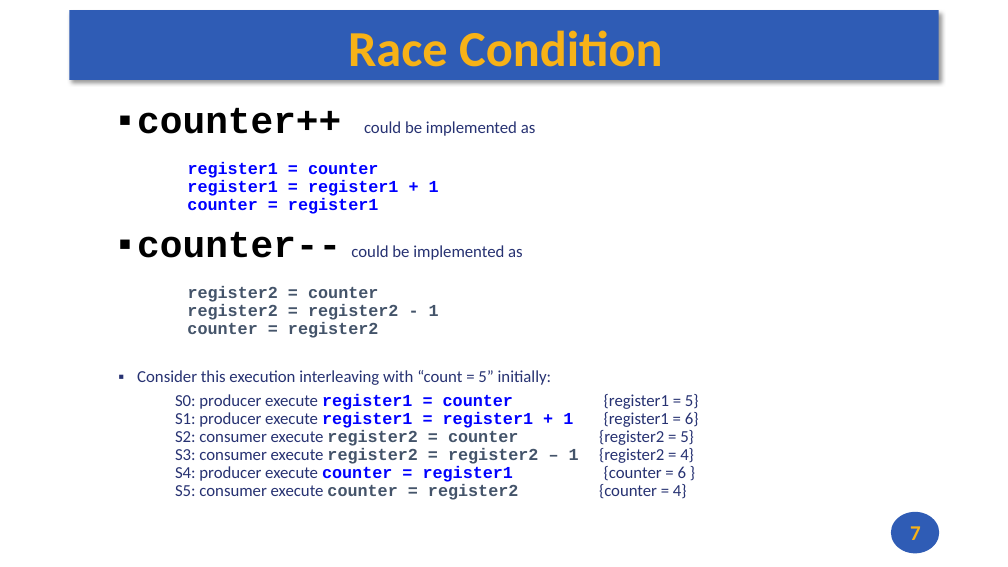
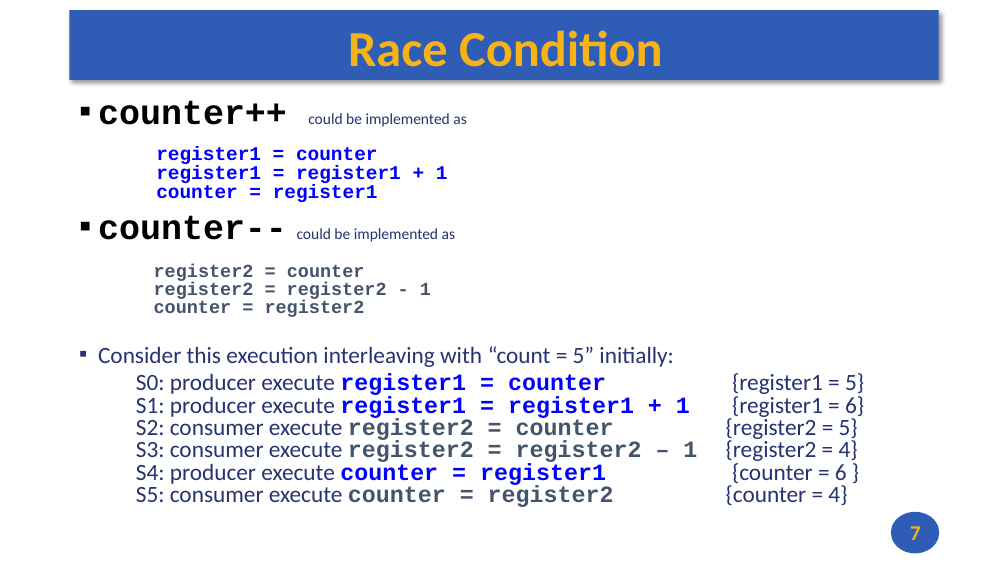
Before and after one commit to andrewt0301/hse-acos-course, a slide deck: slide 7 of docs/part2os/08_IPC/OS_Lecture_08.pptx. Drawn at 1008x567 pixels with LibreOffice and Linux fonts; fonts in the diff are those of the drawing. Boxes give left, top, right and bottom in pixels: in the first picture for what was removed or moved away, otherwise in the second. Text is boxed around its words. In the diff, an @@ line names an element or a change of style, - is before the commit and + after.

```diff
--- a/docs/part2os/08_IPC/OS_Lecture_08.pptx
+++ b/docs/part2os/08_IPC/OS_Lecture_08.pptx
@@ text "counter++ could be implemented as ...": place and size @@
-text "counter++ could be implemented as ..." at box(137, 107, 687, 500)
+text "counter++ could be implemented as ..." at box(98, 100, 847, 507)
@@ text "counter++ could be implemented as ..." at box(98, 100, 847, 507): size 36 to 33.3 pt in "counter++", "counter--"; size 16 to 14.8 pt in "could be implemented as", "could be implemented as"; size 16 to 18.5 pt in "register1 = counter register1 = register1 + ..."; size 16 to 17.6 pt in "register2 = counter register2 = register2 - ..."; size 16 to 22.2 pt in "Consider this execution interleaving with “count = ...", "S0: producer execute register1 = counter {register1 ..."; line spacing 0.9 to 0.8 @@
```
Also in this commit, not shown: 10 other slides changed, 1 other file.
